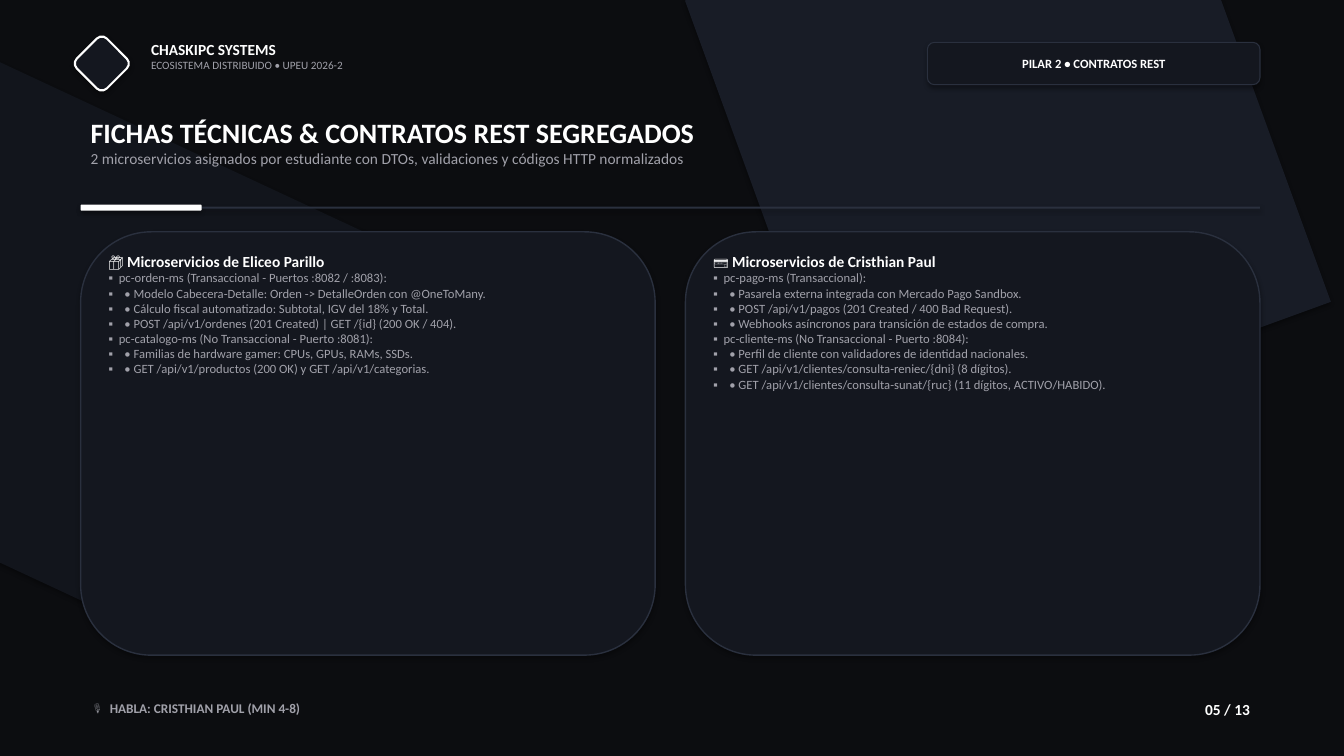
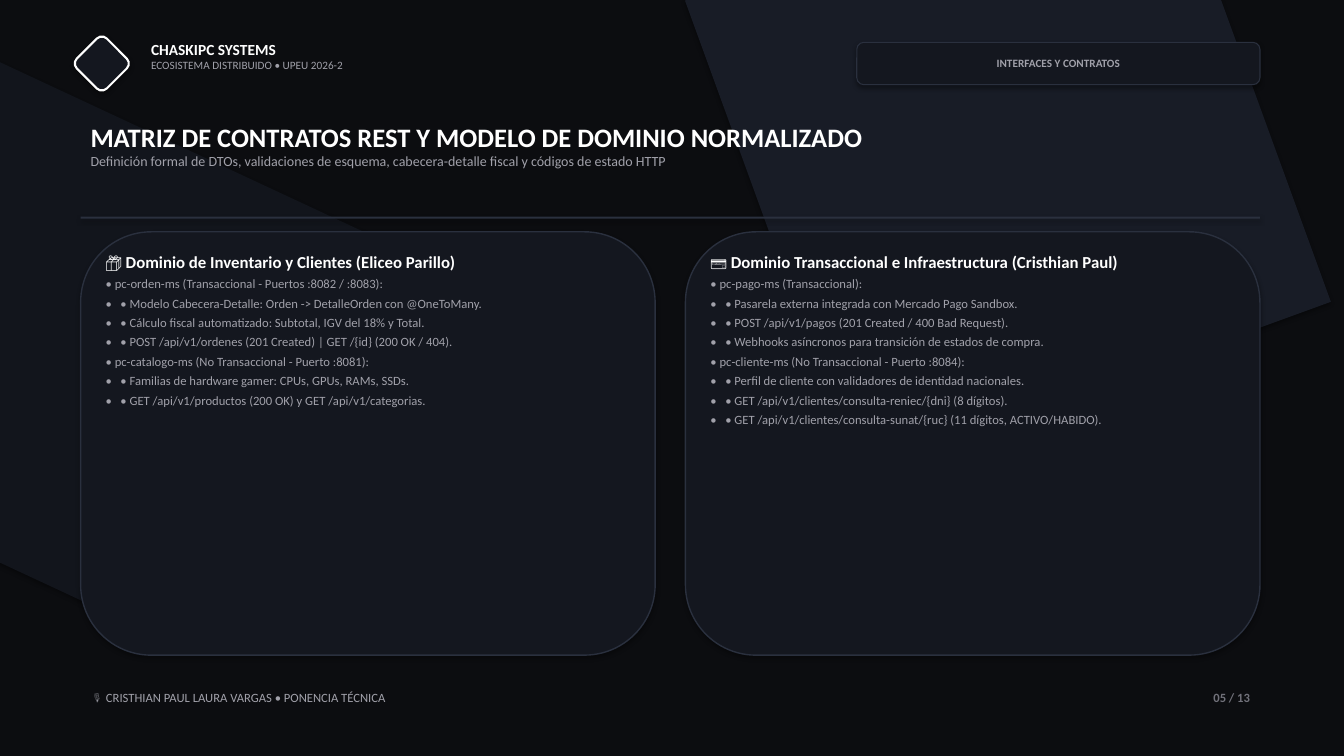
Before and after one commit to jaisesasaki24-cloud/ChaskiByte-Systems, a slide deck: slide 5 of presentacion.pptx. Drawn at 1344x756 pixels with LibreOffice and Linux fonts; fonts in the diff are those of the drawing. Boxes give left, top, right and bottom in pixels: in the first picture for what was removed or moved away, otherwise in the second. Text is boxed around its words. In the diff, an @@ line names an element or a change of style, - is before the commit and + after.

```diff
--- a/presentacion.pptx
+++ b/presentacion.pptx
@@ rounded rectangle "INTERFACES Y CONTRATOS": place and size @@
-rounded rectangle "INTERFACES Y CONTRATOS" at [928, 42, 1260, 85]
+rounded rectangle "INTERFACES Y CONTRATOS" at [857, 42, 1260, 85]
@@ text in rounded rectangle at [997, 59, 1120, 67]: text changed; size 9 to 8 pt; text colour #FFFFFF to #A1A1AA @@
-PILAR 2 • CONTRATOS REST
+INTERFACES Y CONTRATOS
@@ text at [91, 129, 862, 169]: text changed; size 11 to 10 pt @@
-FICHAS TÉCNICAS & CONTRATOS REST SEGREGADOS
-2 microservicios asignados por estudiante con DTOs, validaciones y códigos HTTP normalizados
+MATRIZ DE CONTRATOS REST Y MODELO DE DOMINIO NORMALIZADO
+Definición formal de DTOs, validaciones de esquema, cabecera-detalle fiscal y códigos de estado HTTP
@@ rounded rectangle removed at [81, 205, 202, 211] @@
@@ rectangle: place and size @@
-rectangle at [81, 207, 1260, 209]
+rectangle at [81, 217, 1260, 219]
@@ text at [115, 255, 481, 407]: text changed @@
-📦 Microservicios de Eliceo Parillo
-▪ pc-orden-ms (Transaccional - Puertos :8082 / :8083):
-▪ • Modelo Cabecera-Detalle: Orden -> DetalleOrden con @OneToMany.
-▪ • Cálculo fiscal automatizado: Subtotal, IGV del 18% y Total.
-▪ • POST /api/v1/ordenes (201 Created) | GET /{id} (200 OK / 404).
-▪ pc-catalogo-ms (No Transaccional - Puerto :8081):
-▪ • Familias de hardware gamer: CPUs, GPUs, RAMs, SSDs.
-▪ • GET /api/v1/productos (200 OK) y GET /api/v1/categorias.
+📦 Dominio de Inventario y Clientes (Eliceo Parillo)
+• pc-orden-ms (Transaccional - Puertos :8082 / :8083):
+• • Modelo Cabecera-Detalle: Orden -> DetalleOrden con @OneToMany.
+• • Cálculo fiscal automatizado: Subtotal, IGV del 18% y Total.
+• • POST /api/v1/ordenes (201 Created) | GET /{id} (200 OK / 404).
+• pc-catalogo-ms (No Transaccional - Puerto :8081):
+• • Familias de hardware gamer: CPUs, GPUs, RAMs, SSDs.
+• • GET /api/v1/productos (200 OK) y GET /api/v1/categorias.
@@ text at [720, 256, 1117, 426]: text changed @@
-💳 Microservicios de Cristhian Paul
-▪ pc-pago-ms (Transaccional):
-▪ • Pasarela externa integrada con Mercado Pago Sandbox.
-▪ • POST /api/v1/pagos (201 Created / 400 Bad Request).
-▪ • Webhooks asíncronos para transición de estados de compra.
-▪ pc-cliente-ms (No Transaccional - Puerto :8084):
-▪ • Perfil de cliente con validadores de identidad nacionales.
-▪ • GET /api/v1/clientes/consulta-reniec/{dni} (8 dígitos).
-▪ • GET /api/v1/clientes/consulta-sunat/{ruc} (11 dígitos, ACTIVO/HABIDO).
+💳 Dominio Transaccional e Infraestructura (Cristhian Paul)
+• pc-pago-ms (Transaccional):
+• • Pasarela externa integrada con Mercado Pago Sandbox.
+• • POST /api/v1/pagos (201 Created / 400 Bad Request).
+• • Webhooks asíncronos para transición de estados de compra.
+• pc-cliente-ms (No Transaccional - Puerto :8084):
+• • Perfil de cliente con validadores de identidad nacionales.
+• • GET /api/v1/clientes/consulta-reniec/{dni} (8 dígitos).
+• • GET /api/v1/clientes/consulta-sunat/{ruc} (11 dígitos, ACTIVO/HABIDO).
@@ text "05 / 13": place and size @@
-text "05 / 13" at [1205, 705, 1250, 715]
+text "05 / 13" at [1213, 694, 1250, 702]
@@ text "05 / 13" at [1213, 694, 1250, 702]: size 11 to 9 pt, text colour #FFFFFF to #71717A @@
@@ text at [106, 692, 385, 702]: text changed; size 9.5 to 9 pt; bold off @@
-🎙️ HABLA: CRISTHIAN PAUL (MIN 4-8)
+🎙️ CRISTHIAN PAUL LAURA VARGAS • PONENCIA TÉCNICA
```
Also in this commit, not shown: 12 other slides changed, 2 other files.
